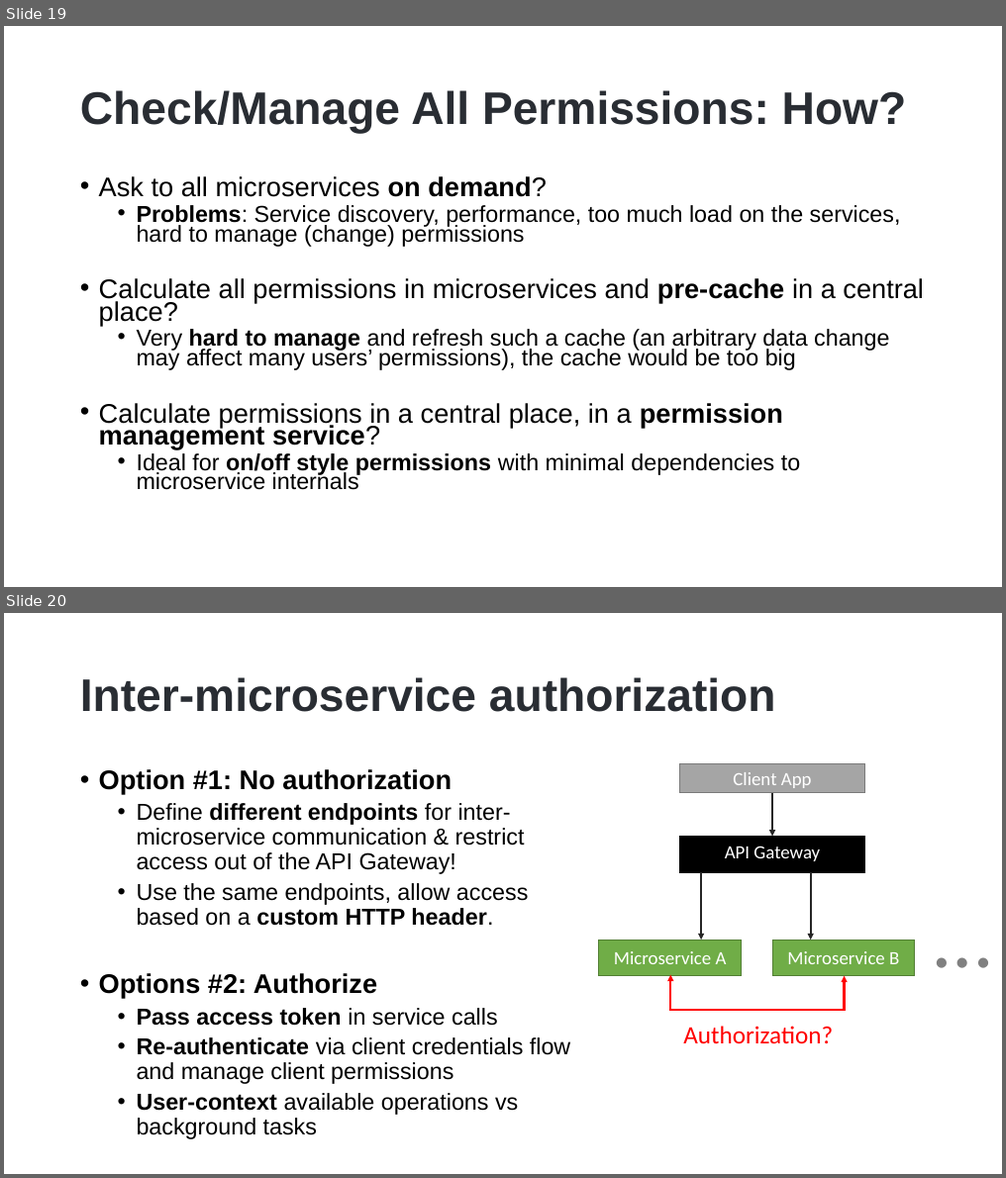
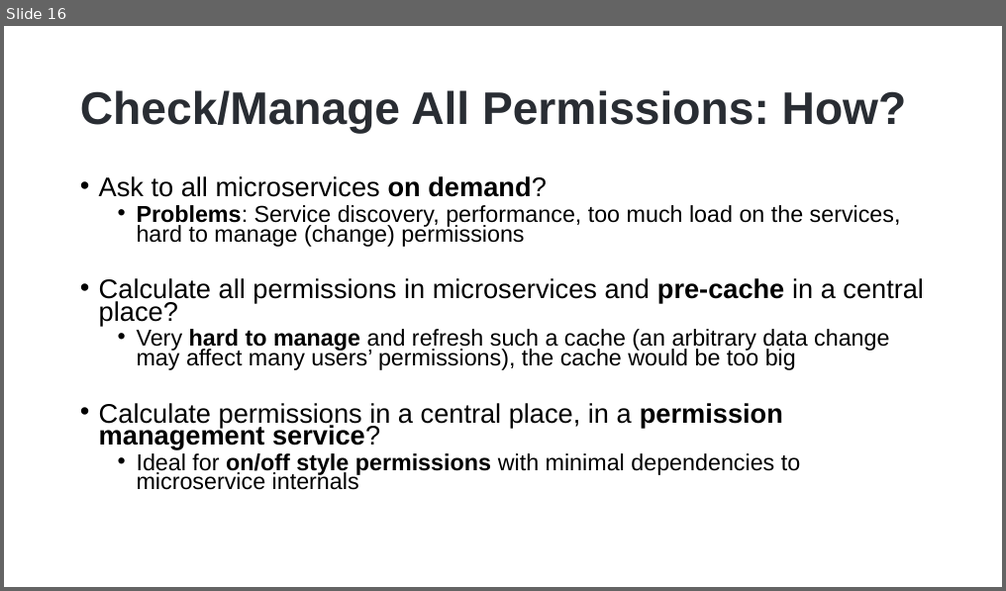
Before and after one commit to hikalkan/presentations, a slide deck: 2022-10-15 Authorization-In-Distributed-Systems/Authorization-In-Distributed-Systems-Short.pptx. Shown one above the other, each under a label of ours: slides 19 and 20 before the commit, slide 16 after it. The pictures are 1006x1178 and 1006x591 pixels, drawn with LibreOffice and Linux fonts; fonts in the diff are those of the drawing; background and template pictures are left out. Boxes give left, top, right and bottom in pixels: in the first picture for what was removed or moved away, otherwise in the second. Text is boxed around its words. In the diff, an @@ line names an element or a change of style, - is before the commit and + after.

```diff
--- a/2022-10-15 Authorization-In-Distributed-Systems/Authorization-In-Distributed-Systems-Short.pptx
+++ b/2022-10-15 Authorization-In-Distributed-Systems/Authorization-In-Distributed-Systems-Short.pptx
@@ slide 20 removed at (x1=4, y1=613, x2=1002, y2=1174), background picture (left out) @@
@@ title removed at (x1=80, y1=677, x2=776, y2=712) @@
-Inter-microservice authorization
@@ text removed at (x1=99, y1=769, x2=570, y2=1140) @@
-• Option #1: No authorization
-  • Define different endpoints for inter-microservice communication & restrict access out of the API Gateway!
-  • Use the same endpoints, allow access based on a custom HTTP header.
-• Options #2: Authorize
-  • Pass access token in service calls
-  • Re-authenticate via client credentials flow and manage client permissions
-  • User-context available operations vs background tasks
@@ rectangle removed at (x1=679, y1=764, x2=865, y2=792) @@
-Client App
@@ arrow removed from (773, 792) to (773, 836) @@
@@ rectangle removed at (x1=679, y1=836, x2=865, y2=872) @@
-API Gateway
@@ arrow removed from (701, 872) to (701, 940) @@
@@ arrow removed from (811, 872) to (811, 940) @@
@@ text removed at (x1=927, y1=881, x2=1000, y2=989) @@
-…
@@ rectangle removed at (x1=599, y1=940, x2=742, y2=976) @@
-Microservice A
@@ rectangle removed at (x1=773, y1=940, x2=915, y2=976) @@
-Microservice B
@@ elbow double arrow removed from (671, 975) to (844, 976) @@
@@ text removed at (x1=683, y1=1026, x2=833, y2=1045) @@
-Authorization?
@@ what was slide 19 is now slide 16 @@
```
Also in this commit, not shown: 4 other slides removed.
